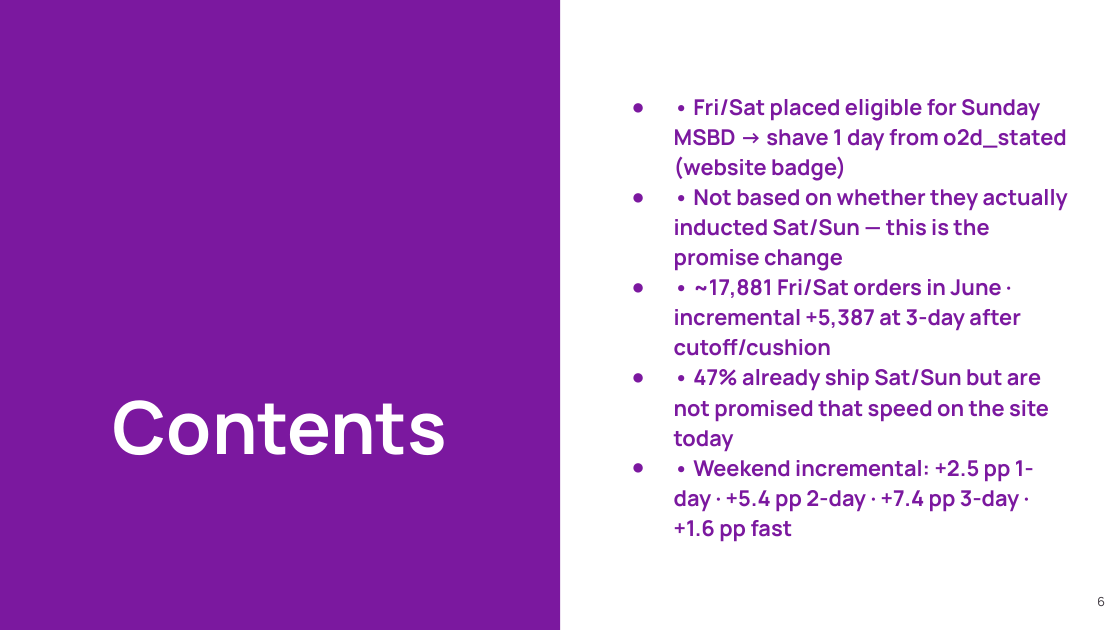
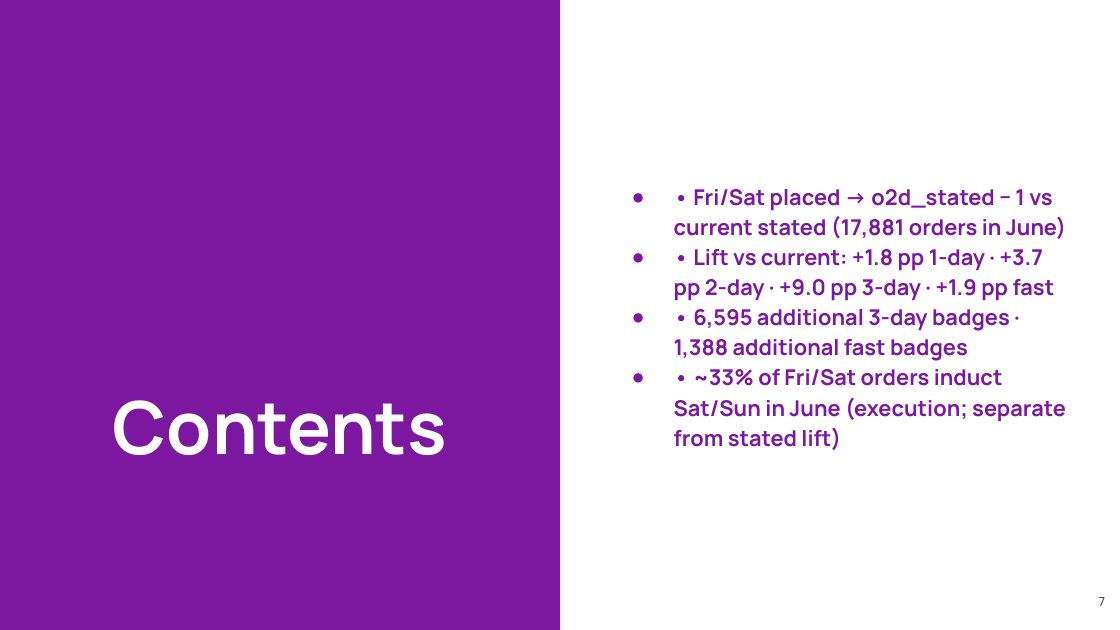
Before and after one commit to et844p/O2S, a slide deck: slide 7 of output/safavieh/Safavieh_CEO_June_MSBD.pptx (slide 6 before the commit). Drawn at 1120x630 pixels with LibreOffice and Linux fonts; fonts in the diff are those of the drawing; background and template pictures are left out. Boxes give left, top, right and bottom in pixels: in the first picture for what was removed or moved away, otherwise in the second. Text is boxed around its words. In the diff, an @@ line names an element or a change of style, - is before the commit and + after.

```diff
--- a/output/safavieh/Safavieh_CEO_June_MSBD.pptx
+++ b/output/safavieh/Safavieh_CEO_June_MSBD.pptx
@@ text at (x1=674, y1=189, x2=1066, y2=450): text changed @@
-● • Fri/Sat placed eligible for Sunday MSBD → shave 1 day from o2d_stated (website badge)
-● • Not based on whether they actually inducted Sat/Sun — this is the promise change
-● • ~17,881 Fri/Sat orders in June · incremental +5,387 at 3-day after cutoff/cushion
-● • 47% already ship Sat/Sun but are not promised that speed on the site today
-● • Weekend incremental: +2.5 pp 1-day · +5.4 pp 2-day · +7.4 pp 3-day · +1.6 pp fast
+● • Fri/Sat placed → o2d_stated − 1 vs current stated (17,881 orders in June)
+● • Lift vs current: +1.8 pp 1-day · +3.7 pp 2-day · +9.0 pp 3-day · +1.9 pp fast
+● • 6,595 additional 3-day badges · 1,388 additional fast badges
+● • ~33% of Fri/Sat orders induct Sat/Sun in June (execution; separate from stated lift)
@@ page number at (x1=1099, y1=597, x2=1105, y2=606): text changed @@
-6
+7
```
Also in this commit, not shown: 2 other slides changed, 2 slides added, 1 slide removed, 7 other files.
